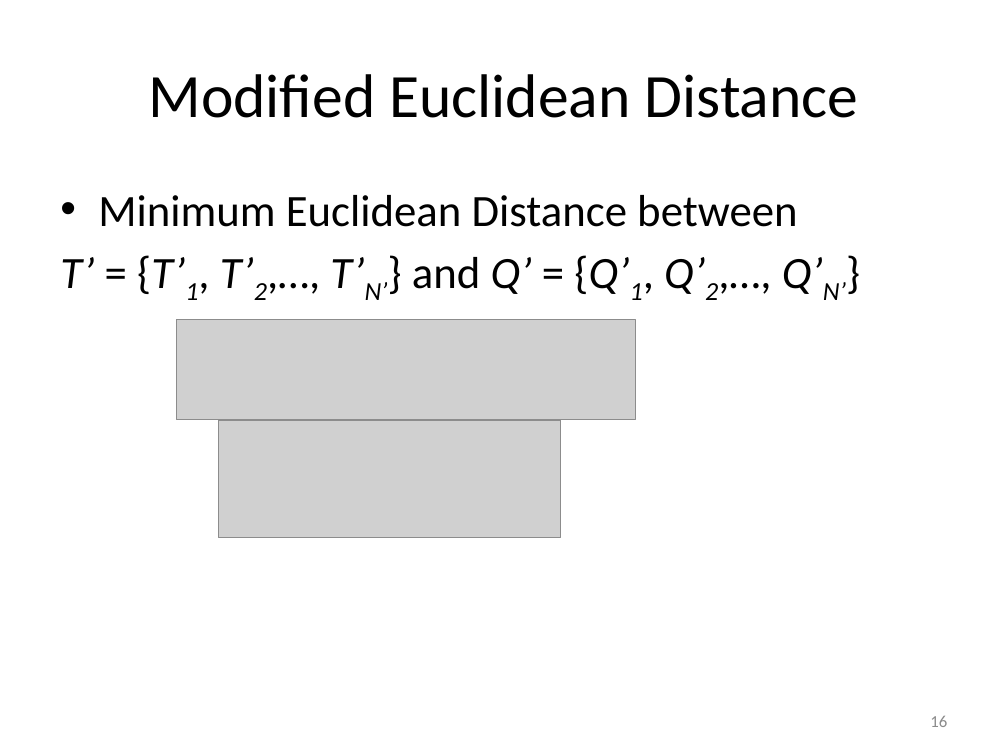
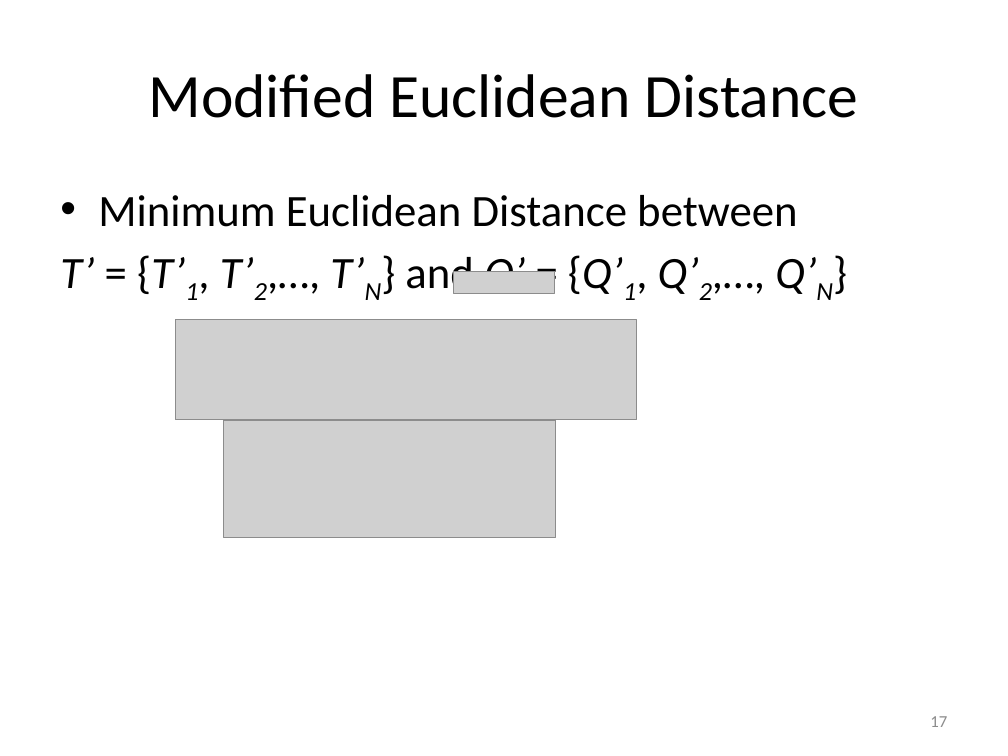
Before and after one commit to vyngo/caohoc-project-name, a slide deck: slide 17 of Report/pre.pptx (slide 16 before the commit). Drawn at 1008x756 pixels with LibreOffice and Linux fonts; fonts in the diff are those of the drawing; grey boxes stand for pictures. Boxes give left, top, right and bottom in pixels: in the first picture for what was removed or moved away, otherwise in the second. Text is boxed around its words. In the diff, an @@ line names an element or a change of style, - is before the commit and + after.

```diff
--- a/Report/pre.pptx
+++ b/Report/pre.pptx
@@ text at [60, 251, 833, 300]: text changed @@
-T’ = {T’1, T’2,…, T’N’} and Q’ = {Q’1, Q’2,…, Q’N’}
+T’ = {T’1, T’2,…, T’N} and Q’ = {Q’1, Q’2,…, Q’N}
@@ picture added at [454, 271, 554, 293] @@
@@ picture: place and size @@
-picture at [219, 420, 561, 538]
+picture at [224, 420, 556, 538]
@@ page number at [930, 716, 947, 727]: text changed @@
-16
+17
```
Also in this commit, not shown: 15 other slides changed.
